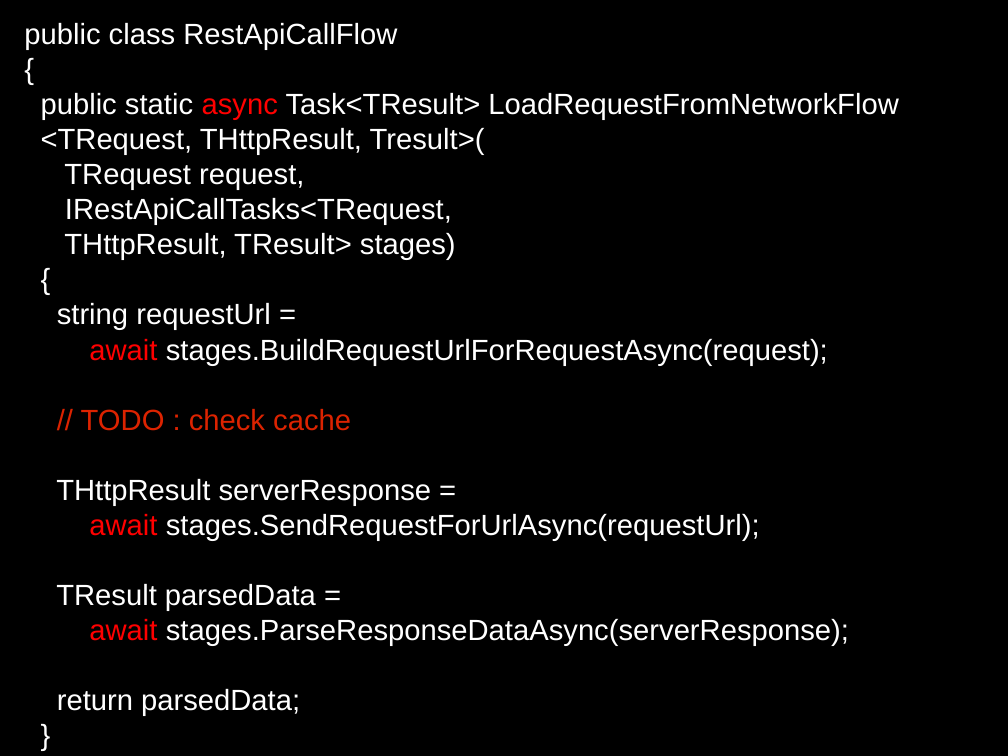
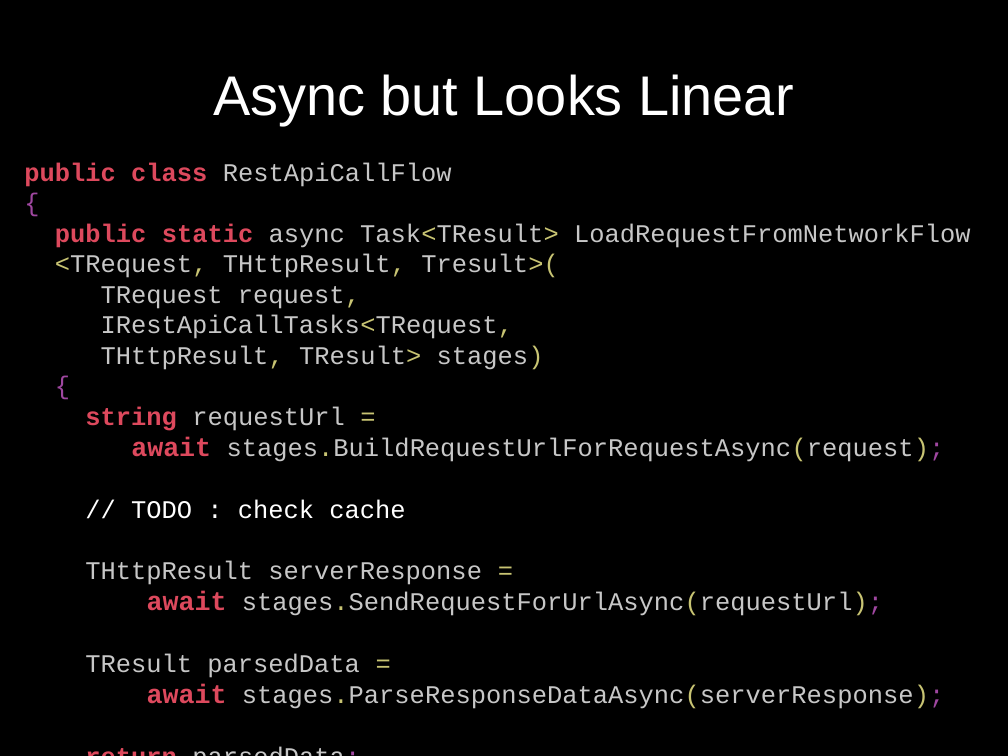
Before and after one commit to dodikk/xamarin-intro-slides, a slide deck: slide 21 of XamarinIntro.odp (slide 24 before the commit). Drawn at 1008x756 pixels with LibreOffice and Linux fonts; fonts in the diff are those of the drawing. Boxes give left, top, right and bottom in pixels: in the first picture for what was removed or moved away, otherwise in the second. Text is boxed around its words. In the diff, an @@ line names an element or a change of style, - is before the commit and + after.

```diff
--- a/XamarinIntro.odp
+++ b/XamarinIntro.odp
@@ title added at (x1=213, y1=74, x2=793, y2=125), 44 pt, text #FFFFFF @@
+Async but Looks Linear
@@ text "public class RestApiCallFlow" moved from (x1=24, y1=23, x2=898, y2=716) to (x1=24, y1=162, x2=971, y2=709) @@
@@ text "public class RestApiCallFlow" at (x1=24, y1=162, x2=971, y2=709): size 23 to 20 pt, font Arial to Courier New; text colour #FFFFFF to #DD495D in "public class", "public static", "string", "return"; text colour #FFFFFF to #C7C7C7 in "RestApiCallFlow", "Task<TResult> LoadRequestFromNetworkFlow", "<TRequest, THttpResult, Tresult>(", "TRequest request," and 9 more places; bold on in "public class", "public static", "string", "await" and 3 more places; text colour #FFFFFF to #9F47A0 in "{", "{", "stages.BuildRequestUrlForRequestAsync(request);", "stages.SendRequestForUrlAsync(requestUrl);" and 4 more places; text colour #FF0000 to #C7C7C7 in "async"; text colour #FFFFFF to #C8C473 in "Task<TResult>", "<TRequest, THttpResult, Tresult>(", "request,", "IRestApiCallTasks<TRequest," and 7 more places; size 23 to 21 pt, text colour #FF0000 to #DD495D in "await", "await", "await"; text colour #DC2300 to #FFFFFF in "// TODO : check cache" @@
```
Also in this commit, not shown: 5 other slides changed, 7 slides added, 2 slides removed.
